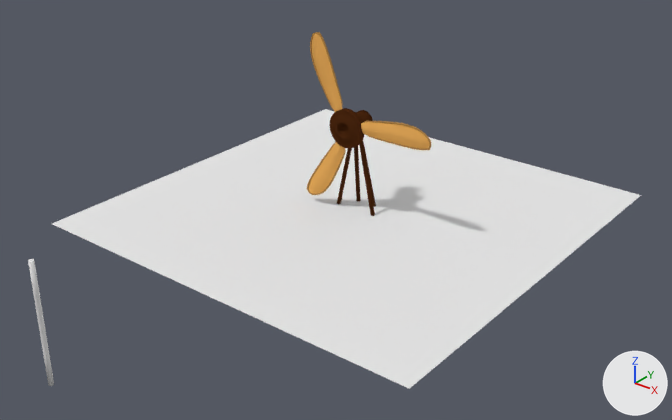
Two versions of the Blender file src/img/basic.blend, one commit apart.
Rendered twice from a 50 mm camera at (12.13, -15.9, 9.65) aimed at (0.87, -1.84, 0.93). Lighting does not change. The marker at lower right points along +X, +Y and +Z.
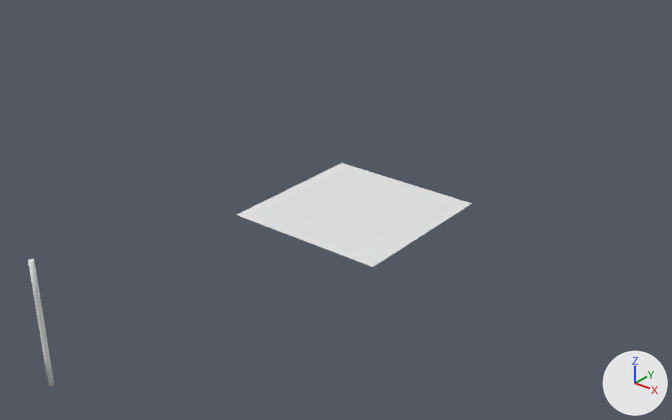
ob_symetry is not drawn itself; it is used by a modifier of ob_cylinder_002, ob_cylinder_001.
ob_empty is not drawn itself; it is the parent of ob_cube_001, ob_cube.

The change in detail:
Object 'Symetry' (ob_symetry) is deleted.
Object 'Cylinder.002' (ob_cylinder_002) is deleted.
Object 'Cylinder.001' (ob_cylinder_001) is deleted.
Object 'Empty' (ob_empty) is deleted.
Object 'Cube.001' (ob_cube_001) is deleted.
Object 'Cube' (ob_cube) is deleted.
Object 'Plane' (ob_plane) is rescaled from (2.5, 2.5, 1.0) to (1.0, 1.0, 1.0).

Location of each change, [x1, y1, x2, y2] in pixels of the pictures (672 x 420 px):
'Plane', rescaled (60% narrower, 63% shorter)
    before: [52, 109, 641, 389]
    after: [237, 163, 472, 267]
'Cube.001', deleted (orange)
    before: [307, 32, 431, 195]
    faces in mat_material_002 (orange #e7ab59): [309, 34, 430, 194]
    faces in mat_material_001 (orange #b58544): [307, 32, 431, 195]
'Cube', deleted (brown)
    before: [329, 108, 373, 148]
'Cylinder.001', deleted (brown)
    before: [337, 140, 375, 216]
'Cylinder.002', deleted
    before: [354, 142, 376, 207]
